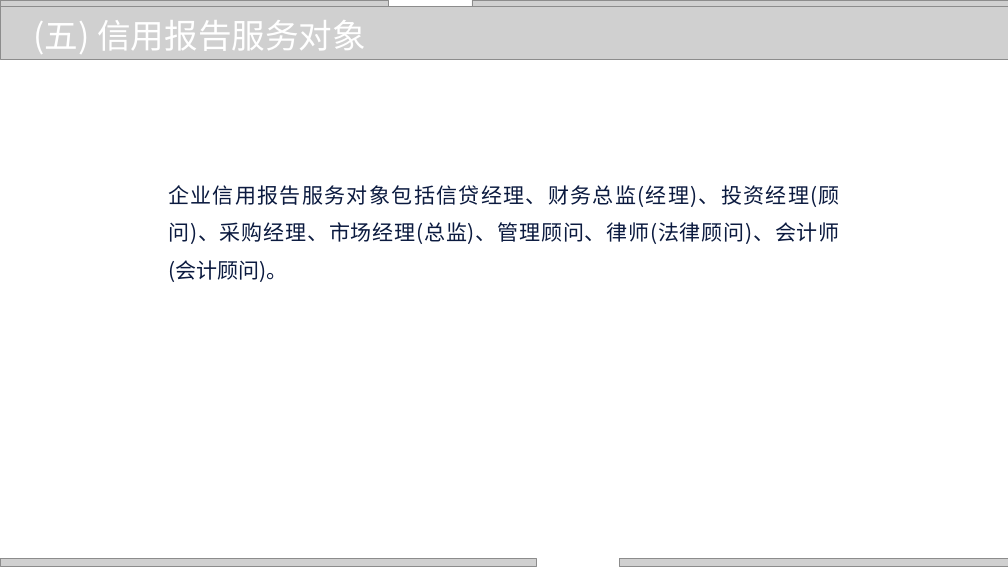
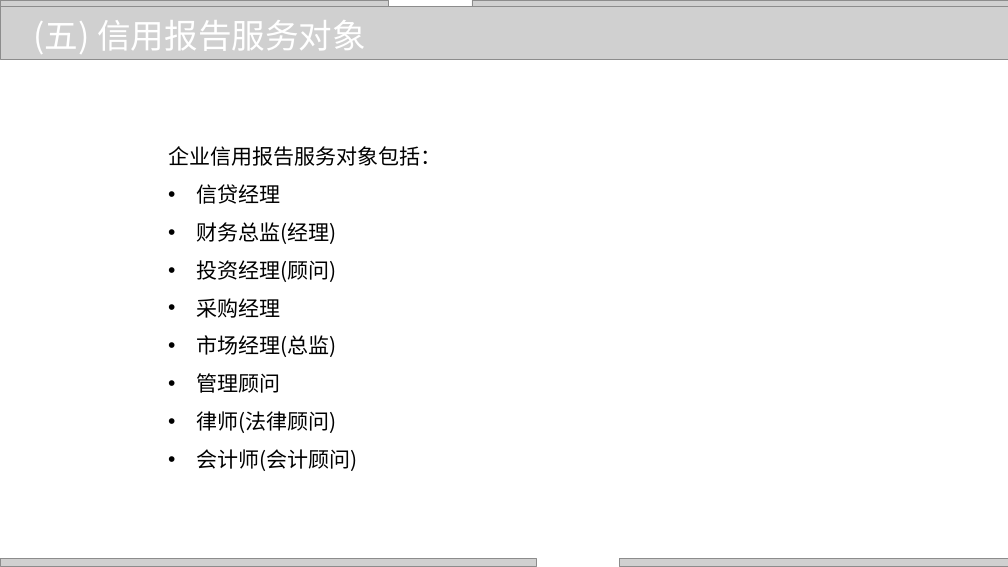
Before and after one commit to zhangjianzhang/internet_credit, a slide deck: slide 36 of files/slides/lecture_9.pptx. Drawn at 1008x567 pixels with LibreOffice and Linux fonts; fonts in the diff are those of the drawing; grey boxes stand for pictures; background and template pictures are left out. Boxes give left, top, right and bottom in pixels: in the first picture for what was removed or moved away, otherwise in the second. Text is boxed around its words. In the diff, an @@ line names an element or a change of style, - is before the commit and + after.

```diff
--- a/files/slides/lecture_9.pptx
+++ b/files/slides/lecture_9.pptx
@@ text at [168, 146, 441, 471]: text changed; text colour #0B1A3F to #000000 @@
-企业信用报告服务对象包括信贷经理、财务总监(经理)、投资经理(顾问)、采购经理、市场经理(总监)、管理顾问、律师(法律顾问)、会计师(会计顾问)。
+企业信用报告服务对象包括：
+• 信贷经理
+• 财务总监(经理)
+• 投资经理(顾问)
+• 采购经理
+• 市场经理(总监)
+• 管理顾问
+• 律师(法律顾问)
+• 会计师(会计顾问)
```
Also in this commit, not shown: 37 other slides changed, 1 slide removed, 4 other files.
